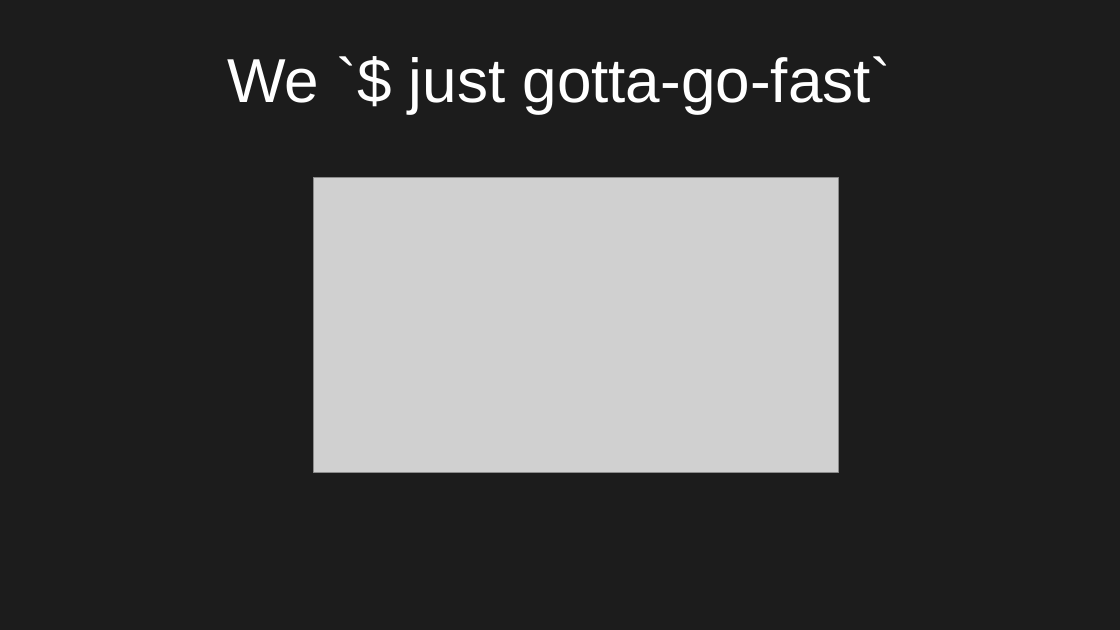
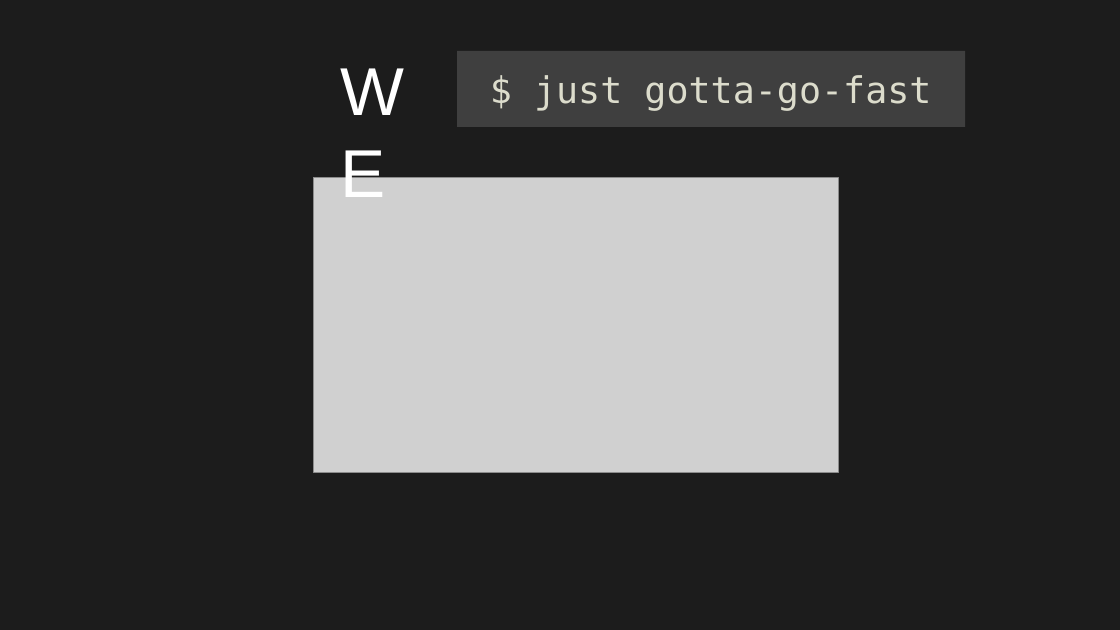
Before and after one commit to pyranota/ZBody, a slide deck: slide 9 of media/presentation.odp. Drawn at 1120x630 pixels with LibreOffice and Linux fonts; fonts in the diff are those of the drawing; grey boxes stand for pictures. Boxes give left, top, right and bottom in pixels: in the first picture for what was removed or moved away, otherwise in the second. Text is boxed around its words. In the diff, an @@ line names an element or a change of style, - is before the commit and + after.

Commit message:
Upload presentations

```diff
--- a/media/presentation.odp
+++ b/media/presentation.odp
@@ text added at (330,43,457,131), 48 pt, text #FFFFFF @@
+WE
@@ title "$ just gotta-go-fast": place and size @@
-title "$ just gotta-go-fast" at (227,56,892,113)
+title "$ just gotta-go-fast" at (457,51,966,127)
@@ title "$ just gotta-go-fast" at (457,51,966,127): fill none to #3F3F3F @@
@@ title at (534,75,931,111): text changed; size 44 to 26 pt; font Arial to DejaVu Sans Mono; text colour #FFFFFF to #DCDCCC @@
-We `$ just gotta-go-fast`
+$ just gotta-go-fast
```
Also in this commit, not shown: 1 other slide changed, 1 other file.
